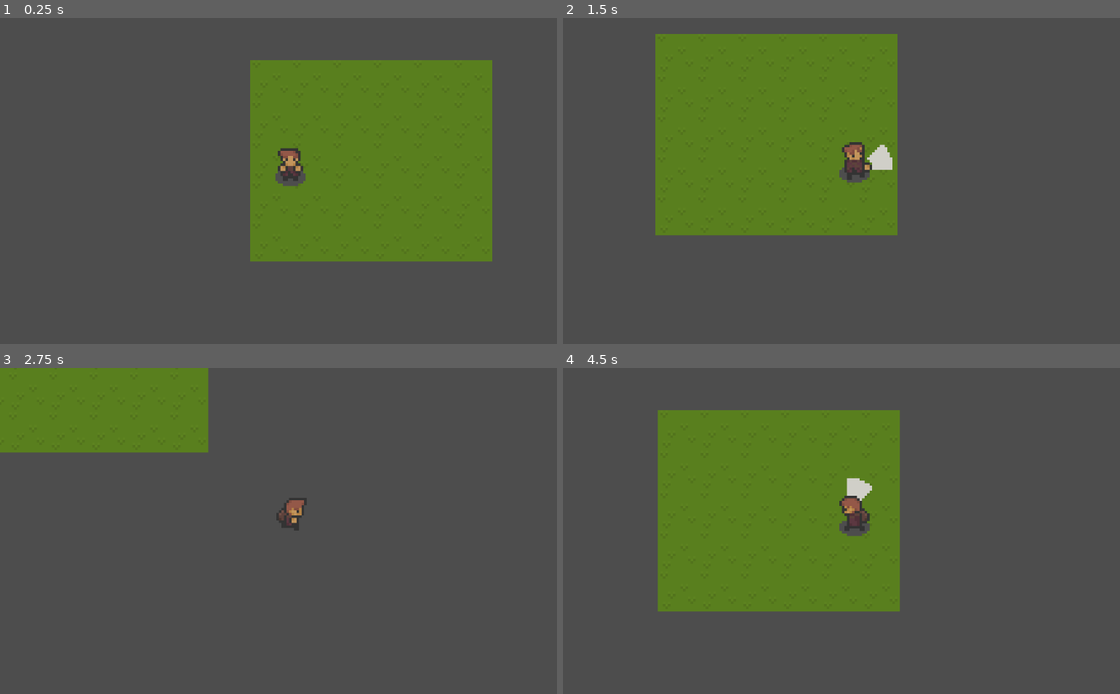
Above: before the commit, frames 1-4 (two rows, left to right).
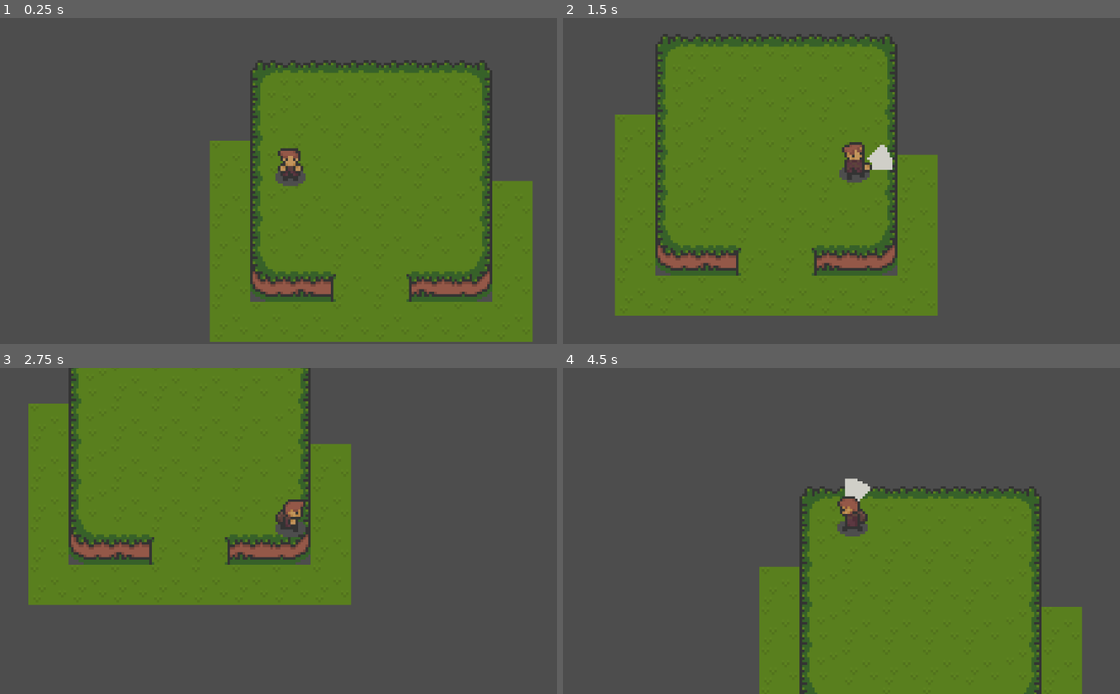
Above: after the commit, the same moments.

Repository: lilmax6969/small-seed_island-gd
Game: Godot game, scene res://scene/test.tscn
The game is run twice, just before and just after one commit, with the same random seed, the same clock (stepped at 60 frames per second) and the same inputs.
Inputs (mouse positions are in pixels of both pictures, inside the frame that each line leads up to):
- Up to frame 1 (0.25 s): no input
- Up to frame 2 (1.5 s): move the mouse to (980, 164) at 0.52 s; hold D (right) 0.53-1.28 s; click (980, 164) at 0.6 s; move the mouse to (735, 197) at 1.27 s; hold S (down) from 1.28 s (still down); click (735, 197) at 1.35 s
- Up to frame 3 (2.75 s): move the mouse to (350, 459) at 2.02 s; release S (down) at 2.03 s; hold D (right) from 2.03 s (still down); click (350, 459) at 2.1 s
- Up to frame 4 (4.5 s): move the mouse to (824, 596) at 2.77 s; release D (right) at 2.78 s; hold W (up) 2.78-3.53 s; click (824, 596) at 2.85 s; move the mouse to (1025, 579) at 3.52 s; hold A (left) from 3.53 s (still down); click (1025, 579) at 3.6 s; move the mouse to (679, 482) at 4.27 s; click (679, 482) at 4.35 s

The runs differ from the first frame. In frame 1, 22% of the frame differs, in the area x 37-96%, y 12-100%; in frame 2, 22%; in frame 3, 34%; in frame 4, 45%, in the area x 16-94%, y 12-100%.

Commit message:
collision on tile

Diff:
--- a/scene/test.tscn
+++ b/scene/test.tscn
@@ -6,14 +6,19 @@
 [sub_resource type="TileSetAtlasSource" id="TileSetAtlasSource_yvguh"]
 texture = ExtResource("3_me2p4")
 0:0/0 = 0
-0:0/0/physics_layer_0/polygon_0/points = PackedVector2Array(-8, -8, -8, 8, -3.875, 8, -3.9375, -4.3125, 8, -4.3125, 8, -8)
+0:0/0/physics_layer_0/polygon_0/points = PackedVector2Array(-8, -8, -8, 8, -4, 8, -4, -6, 8, -6, 8, -8)
 1:0/0 = 0
+1:0/0/physics_layer_0/polygon_0/points = PackedVector2Array(-8, -6, 8, -6, 8, -8, -8, -8)
 2:0/0 = 0
 3:0/0 = 0
+3:0/0/physics_layer_0/polygon_0/points = PackedVector2Array(4, 8, 4, -6, -8, -6, -8, -8, 8, -8, 8, 8)
 4:0/0 = 0
+4:0/0/physics_layer_0/polygon_0/points = PackedVector2Array(8, -4, -2, -4, -2, 8, -6, 8, -6, -8, 8, -8, 8, -4)
 5:0/0 = 0
+5:0/0/physics_layer_0/polygon_0/points = PackedVector2Array(-8, -4, 8, -4, 8, -8, -8, -8)
 6:0/0 = 0
 7:0/0 = 0
+7:0/0/physics_layer_0/polygon_0/points = PackedVector2Array(-8, -4, 2, -4, 2, 8, 6, 8, 6, -8, -8, -8)
 8:0/0 = 0
 9:0/0 = 0
 10:0/0 = 0
@@ -24,13 +29,16 @@
 15:0/0 = 0
 16:0/0 = 0
 0:1/0 = 0
+0:1/0/physics_layer_0/polygon_0/points = PackedVector2Array(-4, -8, -4, 8, -8, 8, -8, -8)
 1:1/0 = 0
 2:1/0 = 0
 3:1/0 = 0
+3:1/0/physics_layer_0/polygon_0/points = PackedVector2Array(4, -8, 4, 8, 8, 8, 8, -8)
 4:1/0 = 0
-5:1/0 = 0
+4:1/0/physics_layer_0/polygon_0/points = PackedVector2Array(-2, -8, -2, 8, -6, 8, -6, -8)
 6:1/0 = 0
 7:1/0 = 0
+7:1/0/physics_layer_0/polygon_0/points = PackedVector2Array(6, -8, 6, 8, 2, 8, 2, -8)
 8:1/0 = 0
 9:1/0 = 0
 10:1/0 = 0
@@ -41,13 +49,19 @@
 15:1/0 = 0
 16:1/0 = 0
 0:2/0 = 0
+0:2/0/physics_layer_0/polygon_0/points = PackedVector2Array(-8, -8, -8, 0, 8, 0, 8, -4, -4, -6, -4, -8)
 1:2/0 = 0
+1:2/0/physics_layer_0/polygon_0/points = PackedVector2Array(-8, -4, 8, -4, 8, 0, -8, 0)
 2:2/0 = 0
 3:2/0 = 0
+3:2/0/physics_layer_0/polygon_0/points = PackedVector2Array(-8, 0, 8, 0, 8, -8, 4, -8, 4, -6, -8, -4, -8, 0)
 4:2/0 = 0
+4:2/0/physics_layer_0/polygon_0/points = PackedVector2Array(-6, -8, -6, -2, 8, -2, 8, -8)
 5:2/0 = 0
+5:2/0/physics_layer_0/polygon_0/points = PackedVector2Array(-8, -2, 8, -2, 8, -8, -8, -8)
 6:2/0 = 0
 7:2/0 = 0
+7:2/0/physics_layer_0/polygon_0/points = PackedVector2Array(-8, -2, 6, -2, 6, -8, -8, -8)
 8:2/0 = 0
 9:2/0 = 0
 10:2/0 = 0
@@ -226,6 +240,7 @@
 15:12/0 = 0
 16:12/0 = 0
 17:12/0 = 0
+5:1/0 = 0
 
 [sub_resource type="TileSet" id="TileSet_3cto7"]
 physics_layer_0/collision_layer = 1
@@ -239,4 +254,4 @@
 [node name="TileMap" type="TileMap" parent="."]
 tile_set = SubResource("TileSet_3cto7")
 format = 2
-layer_0/tile_data = PackedInt32Array(-131071, 393216, 1, -65 …(158 unchanged characters)… 393216, 1, -131072, 393216, 1, -196607, 393216, 1, -196606, 393216, 1, -196605, 393216, 1, -131068, 393216, 1, -65532, 393216, 1, 4, 393216, 1, 65540, 393216, 1, 65539, 393216, 1, 65538, 393216, 1, 65537, 393216, 1, 65536, 393216, 1, 131071, 393216, 1, 65535, 393216, 1, -1, 393216, 1, -65537, 393216, 1, -196608, 393216, 1, -196604, 393216, 1, -131073, 393216, 1)
+layer_0/tile_data = PackedInt32Array(-131071, 393216, 1, -65 …(158 unchanged characters)… 393216, 1, -131072, 393216, 1, -196607, 65536, 0, -196606, 65536, 0, -131068, 196608, 1, -65532, 196608, 1, 4, 196608, 1, 65540, 196608, 1, 65539, 393216, 1, 65538, 393216, 1, 65537, 393216, 1, 65536, 393216, 1, 131071, 0, 1, 65535, 0, 1, -1, 0, 1, -65537, 0, 1, -196608, 65536, 0, -131073, 0, 0, 131073, 65536, 1, 131072, 65536, 2, 196607, 0, 2, 131074, 131072, 1, 131075, 65536, 2, 131076, 196608, 2, -196605, 65536, 0, -196604, 196608, 0, 196609, 393216, 1, 196610, 393216, 1, 196608, 393216, 1, 262143, 393216, 1, 262142, 393216, 1, 196606, 393216, 1, 131070, 393216, 1, 65534, 393216, 1, -2, 393216, 1, 196611, 393216, 1, 196612, 393216, 1, 196613, 393216, 1, 131077, 393216, 1, 65541, 393216, 1, 5, 393216, 1)
